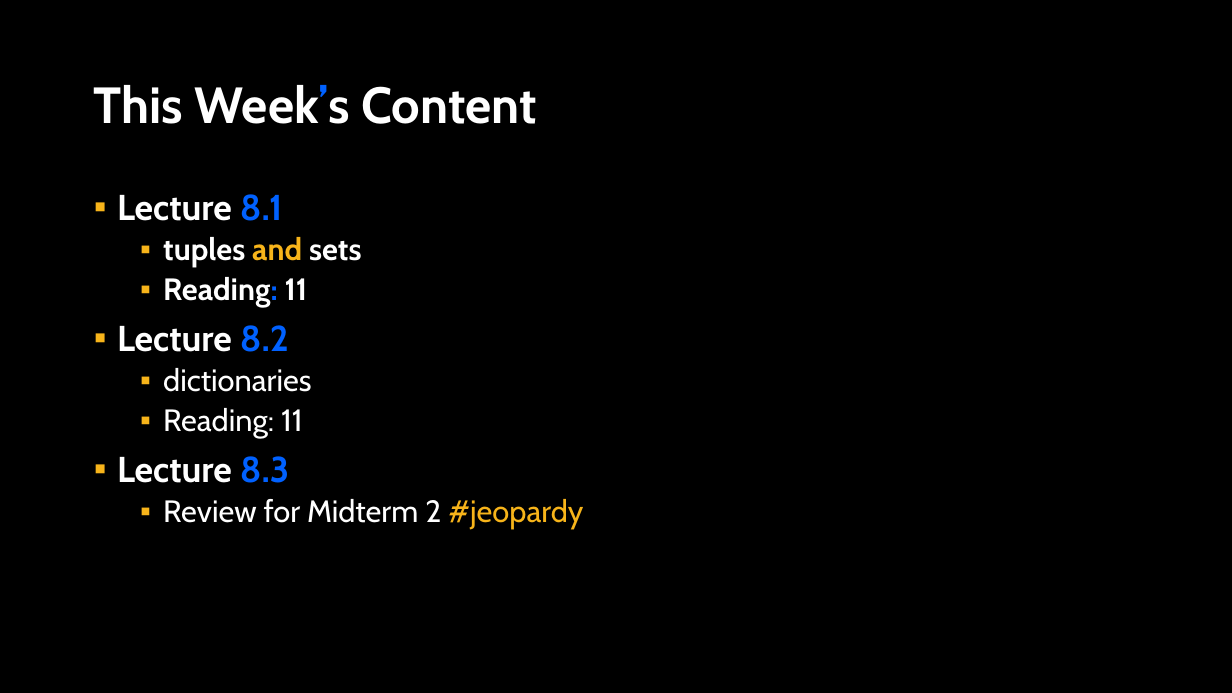
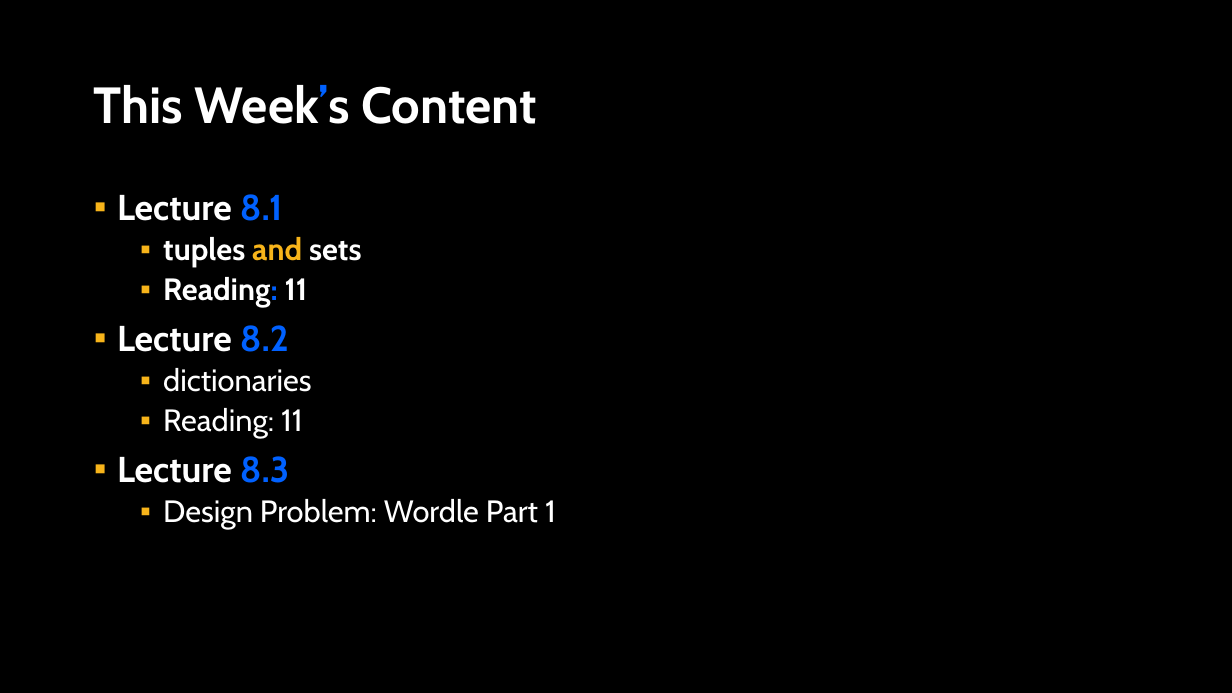
Before and after one commit to APS106/APS106-winter-2024-kinsella-goodfellow, a slide deck: slide 2 of lectures/week8/lecture1/slides/week8_lecture1.pptx. Drawn at 1232x693 pixels with LibreOffice and Linux fonts; fonts in the diff are those of the drawing; background and template pictures are left out. Boxes give left, top, right and bottom in pixels: in the first picture for what was removed or moved away, otherwise in the second. Text is boxed around its words. In the diff, an @@ line names an element or a change of style, - is before the commit and + after.

Commit message:
- Week 8.2 content

```diff
--- a/lectures/week8/lecture1/slides/week8_lecture1.pptx
+++ b/lectures/week8/lecture1/slides/week8_lecture1.pptx
@@ text at [163, 499, 556, 529]: text changed @@
-  ▪ Review for Midterm 2 #jeopardy
+  ▪ Design Problem: Wordle Part 1
```
Also in this commit, not shown: 6 other files.
